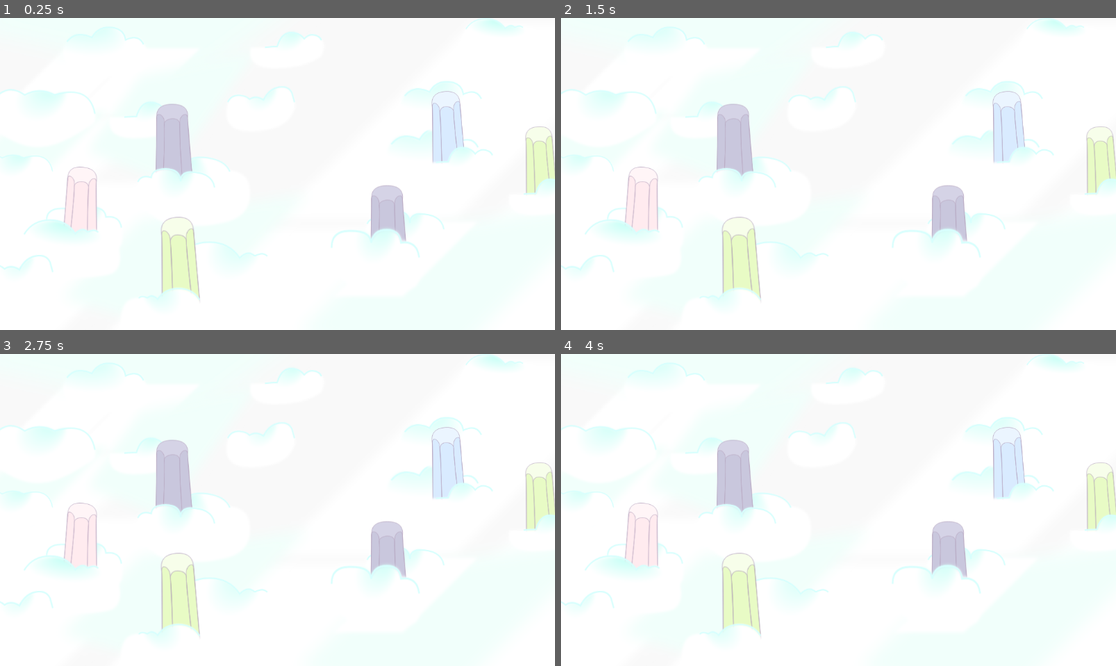
Above: before the commit, frames 1-4 (two rows, left to right).
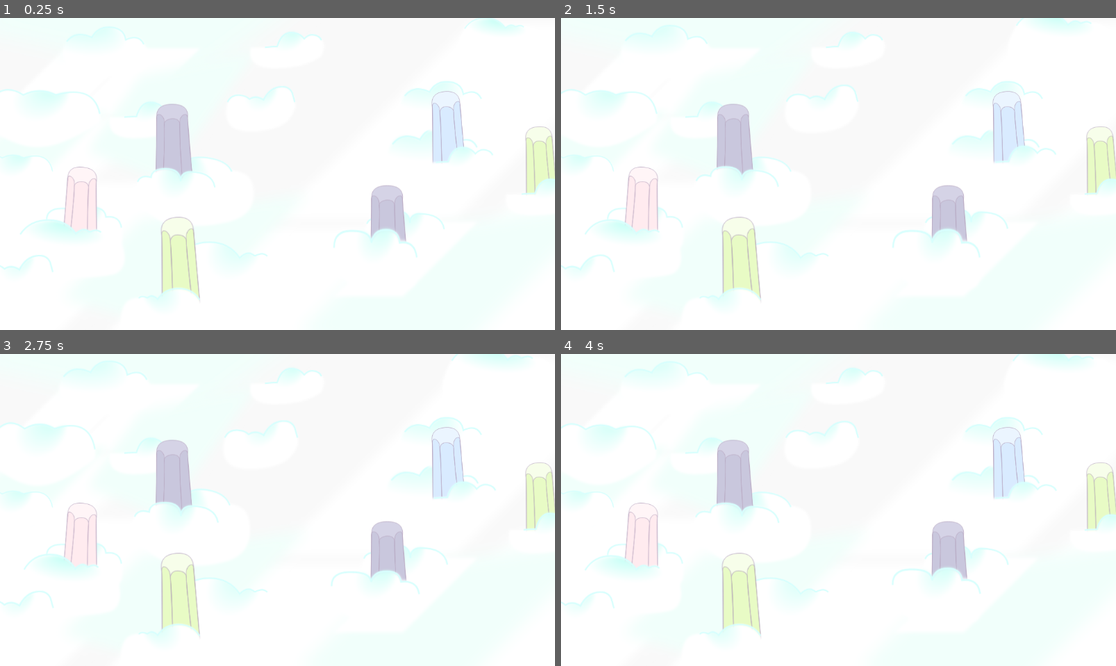
Above: after the commit, the same moments.

Repository: Mumussauro/MisteryPhantasy
Game: Godot game, scene res://Tiles/Fiz Montanhas e Nuvens e Manchas.tscn
The game is run twice, just before and just after one commit, with the same random seed, the same clock (stepped at 60 frames per second) and the same inputs. This scene is started directly instead of the project's main scene.
Inputs:
- Up to frame 1 (0.25 s): no input
- Up to frame 2 (1.5 s): tap Enter at 0.5 s; tap D (andar_dir) at 0.6 s; tap Space at 1.25 s; tap A (andar_esq) at 1.35 s
- Up to frame 3 (2.75 s): tap Enter at 2 s; tap Up (subir_) at 2.1 s
- Up to frame 4 (4 s): tap Space at 2.75 s; tap D (andar_dir) at 2.85 s; tap Enter at 3.5 s; tap A (andar_esq) at 3.6 s

The runs differ from the first frame. In frame 1, 0.2% of the frame differs, in the area x 0-98%, y 0-77%; in frame 2, 0.4%; in frame 3, 0.8%, in the area x 0-100%, y 0-78%; in frame 4, 0.6%.

Commit message:
Update Fiz Montanhas e Nuvens e Manchas.tscn

Diff:
--- a/Tiles/Fiz Montanhas e Nuvens e Manchas.tscn
+++ b/Tiles/Fiz Montanhas e Nuvens e Manchas.tscn
@@ -656,6 +656,7 @@
 [node name="Nuvens 1" type="Node2D" parent="Nuvens"]
 
 [node name="FlutuanciaNuvens" type="AnimationPlayer" parent="Nuvens/Nuvens 1"]
+autoplay = "Flutuancia"
 libraries = {
 "": SubResource("AnimationLibrary_i7qay")
 }
@@ -696,6 +697,7 @@
 [node name="Nuvens 2" type="Node2D" parent="Nuvens"]
 
 [node name="Flutuancia 2" type="AnimationPlayer" parent="Nuvens/Nuvens 2"]
+autoplay = "Flutuancia2"
 libraries = {
 "": SubResource("AnimationLibrary_qgyps")
 }
